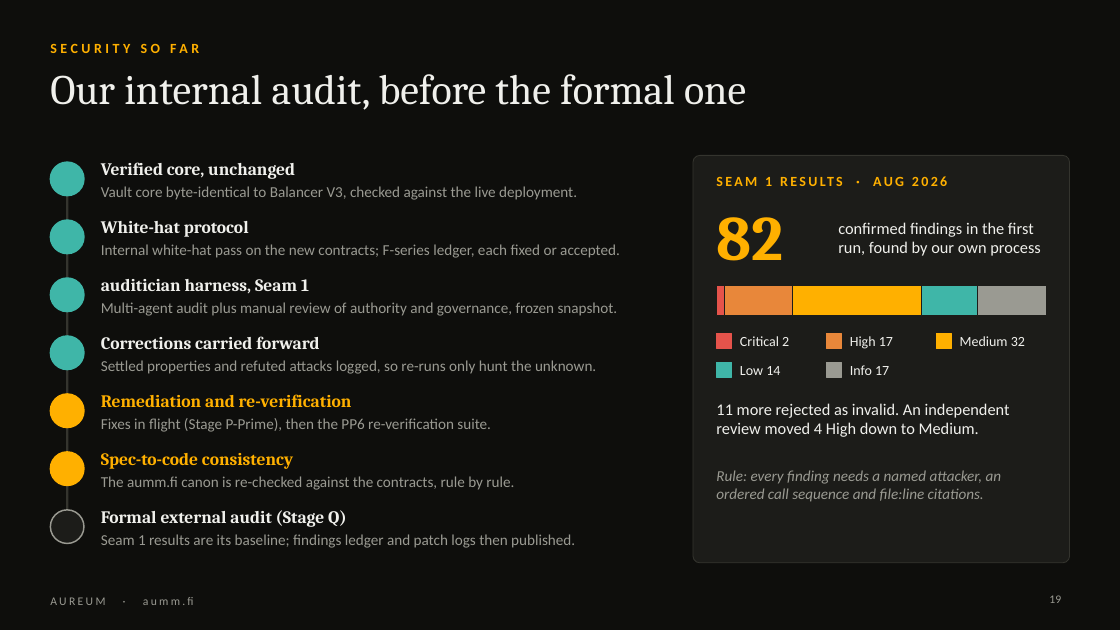
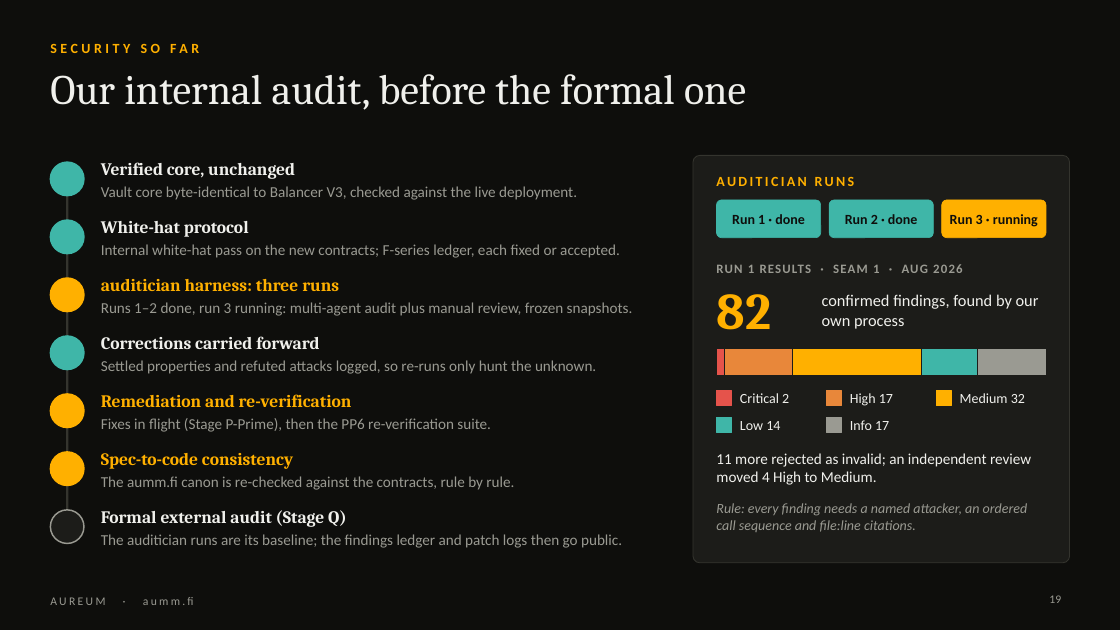
Before and after one commit to aummfi-bit/aumm-site, a slide deck: slide 19 of decks/Aureum_Intro_Nevin.pptx. Drawn at 1120x630 pixels with LibreOffice and Linux fonts; fonts in the diff are those of the drawing; background and template pictures are left out. Boxes give left, top, right and bottom in pixels: in the first picture for what was removed or moved away, otherwise in the second. Text is boxed around its words. In the diff, an @@ line names an element or a change of style, - is before the commit and + after.

```diff
--- a/decks/Aureum_Intro_Nevin.pptx
+++ b/decks/Aureum_Intro_Nevin.pptx
@@ text added at [716,177,855,186], 12 pt, text #FFB000, bold @@
+AUDITICIAN RUNS
@@ rounded rectangle added at [717,200,821,238], fill #3FB6A8, outline #3FB6A8 0.5 pt, 12 pt, text #0E0E0C, bold @@
+Run 1 · done
@@ rounded rectangle added at [829,200,933,238], fill #3FB6A8, outline #3FB6A8 0.5 pt, 12 pt, text #0E0E0C, bold @@
+Run 2 · done
@@ rounded rectangle added at [942,200,1046,238], fill #FFB000, outline #FFB000 0.5 pt, 12 pt, text #0E0E0C, bold @@
+Run 3 · running
@@ text at [716,264,962,273]: text changed; size 12 to 11 pt; text colour #FFB000 to #9A9A92 @@
-SEAM 1 RESULTS · AUG 2026
+RUN 1 RESULTS · SEAM 1 · AUG 2026
@@ ellipse at [50,278,84,312]: fill #3FB6A8 to #FFB000; outline #3FB6A8 1.25 pt to #FFB000 1.25 pt @@
@@ text at [101,279,339,291]: text changed; text colour #F0F0EC to #FFB000 @@
-auditician harness, Seam 1
+auditician harness: three runs
@@ text "82": place and size @@
-text "82" at [717,217,784,261]
+text "82" at [717,294,772,330]
@@ text "82" at [717,294,772,330]: size 54 to 44 pt @@
@@ text at [822,294,1039,329]: text changed @@
-confirmed findings in the first run, found by our own process
+confirmed findings, found by our own process
@@ text at [101,302,633,316]: text changed @@
-Multi-agent audit plus manual review of authority and governance, frozen snapshot.
+Runs 1–2 done, run 3 running: multi-agent audit plus manual review, frozen snapshots.
@@ 5 rectangles: place and size @@
-5 rectangles at [717,286,1046,316]
+5 rectangles at [717,349,1046,376]
@@ 5 texts, 5 rectangles: place and size @@
-5 texts, 5 rectangles at [717,334,1025,377]
+5 texts, 5 rectangles at [717,391,1025,433]
@@ text at [716,453,1031,485]: text changed; size 14 to 13 pt @@
-11 more rejected as invalid. An independent review moved 4 High down to Medium.
+11 more rejected as invalid; an independent review moved 4 High to Medium.
@@ text "Rule: every finding needs a ...": place and size @@
-text "Rule: every finding needs a ..." at [716,470,1002,502]
+text "Rule: every finding needs a ..." at [716,503,1028,532]
@@ text "Rule: every finding needs a ..." at [716,503,1028,532]: size 13 to 12 pt @@
@@ text at [101,534,622,548]: text changed @@
-Seam 1 results are its baseline; findings ledger and patch logs then published.
+The auditician runs are its baseline; the findings ledger and patch logs then go public.
```
Also in this commit, not shown: 1 other file.
